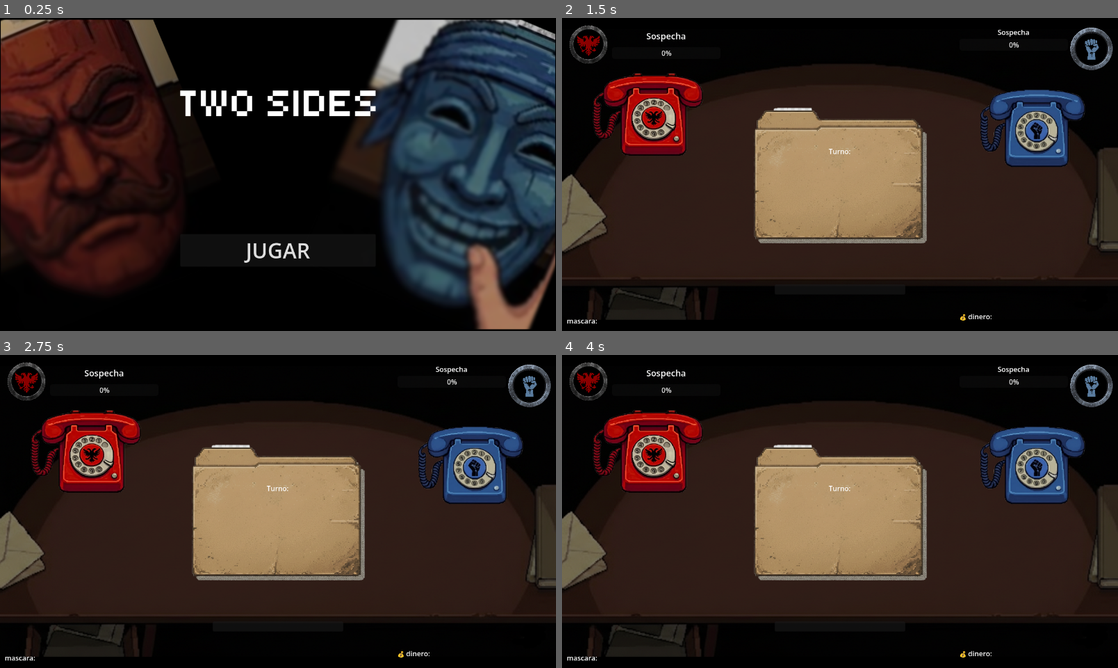
Above: before the commit, frames 1-4 (two rows, left to right).
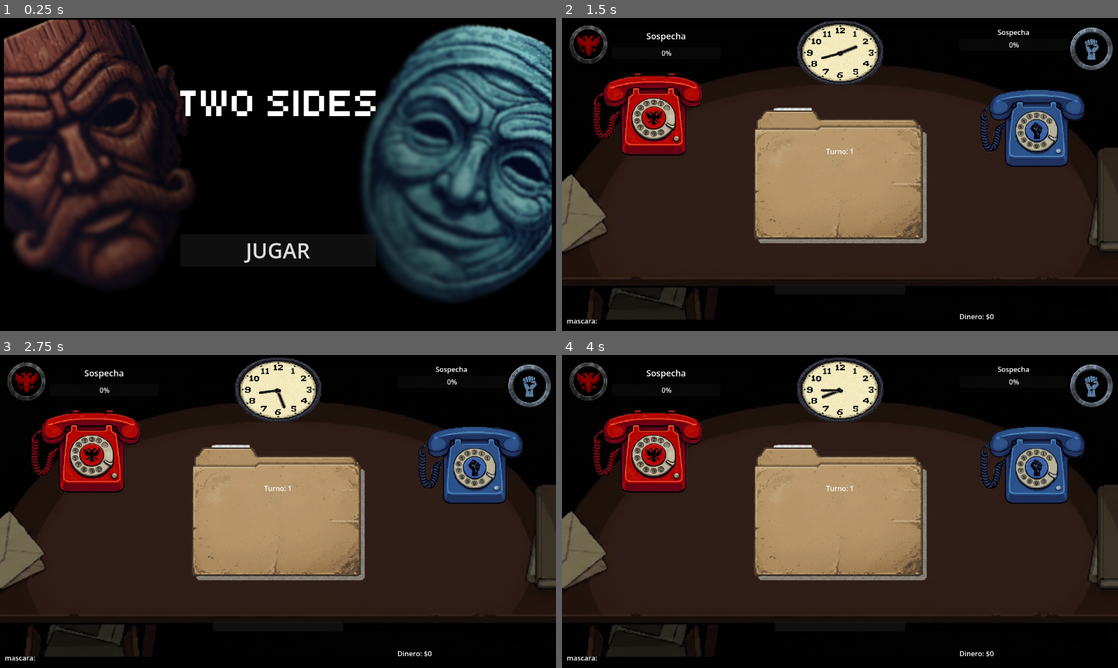
Above: after the commit, the same moments.

Repository: ktorres63/OnlyDevs-Game
Game: Godot game, scene res://scenes/menu_inicio/menu_inicio.tscn
The game is run twice, just before and just after one commit, with the same random seed, the same clock (stepped at 60 frames per second) and the same inputs.
Inputs (mouse positions are in pixels of both pictures, inside the frame that each line leads up to):
- Up to frame 1 (0.25 s): no input
- Up to frame 2 (1.5 s): click "JUGAR" at 0.5 s; click (645, 115) at 1.27 s
- Up to frame 3 (2.75 s): click (472, 473) at 2.02 s
- Up to frame 4 (4 s): click (645, 452) at 2.77 s; click (1034, 473) at 3.52 s

The runs differ from the first frame. In frame 1, 33% of the frame differs, in the area x 0-100%, y 0-100%; in frame 2, 2.4%; in frame 3, 2.5%; in frame 4, 2.5%.
Error before the commit: Parse Error: Variable "suspicion_bar_red" has the same name as a previously declared variable. (res://scripts/ui/Main.gd:11)

Commit message:
chambeando ando

Diff:
--- a/scenes/main/Main.tscn
+++ b/scenes/main/Main.tscn
@@ -151,7 +151,8 @@
 theme_override_constants/separation = 295
 
 [node name="Clock" parent="HBoxContainer/VBoxContainer2" unique_id=262250937 instance=ExtResource("4_dc040")]
-custom_minimum_size = Vector2(120, 0)
+clip_contents = false
+custom_minimum_size = Vector2(215, 0)
 layout_mode = 2
 size_flags_horizontal = 4
 
--- a/scenes/main/clock.tscn
+++ b/scenes/main/clock.tscn
@@ -4,10 +4,9 @@
 [ext_resource type="Script" uid="uid://ce4w3jkbv46k3" path="res://scripts/animation/Clock.gd" id="1_j0qyj"]
 [ext_resource type="Texture2D" uid="uid://dvh1kwkee006r" path="res://assets/graphics/clock/AgujaMinutos.png" id="2_j0qyj"]
 [ext_resource type="Texture2D" uid="uid://bvo3q6iy3puvx" path="res://assets/graphics/clock/AgujaHoras.png" id="3_6n5h3"]
-[ext_resource type="AudioStream" uid="uid://c0v7q2k4h8j5k" path="res://assets/audio/clock_tick.wav" id="4_tick"]
+[ext_resource type="AudioStream" uid="uid://vtgvnkc2j46t" path="res://assets/audio/clock_tick.mp3" id="5_6n5h3"]
 
 [node name="Clock" type="Control" unique_id=262250937]
-clip_contents = true
 layout_mode = 3
 anchor_right = 0.16796875
 anchor_bottom = 0.22222224
@@ -16,6 +15,10 @@
 grow_vertical = 2
 script = ExtResource("1_j0qyj")
 metadata/_edit_use_anchors_ = true
+
+[node name="tickTick" type="AudioStreamPlayer" parent="." unique_id=1405365477]
+stream = ExtResource("5_6n5h3")
+autoplay = true
 
 [node name="base" type="Sprite2D" parent="." unique_id=2066971571]
 position = Vector2(108.47002, 82.22)
--- a/scenes/menu_inicio/menu_inicio.tscn
+++ b/scenes/menu_inicio/menu_inicio.tscn
@@ -33,7 +33,6 @@
 [node name="HBoxContainer" type="HBoxContainer" parent="CenterContainer" unique_id=23923317]
 custom_minimum_size = Vector2(1280, 0)
 layout_mode = 2
-theme_override_constants/separation = 55
 alignment = 1
 
 [node name="imgIzquierda" type="TextureRect" parent="CenterContainer/HBoxContainer" unique_id=1377320764]
--- a/scripts/animation/Clock.gd
+++ b/scripts/animation/Clock.gd
@@ -1,7 +1,9 @@
 extends Control
+class_name clock
 
 @onready var minute_hand = $Hand_Long2
 @onready var hour_hand = $Hand_Short2
+#@onready var sfx_tick = $tickTick
 
 @export var seconds_per_hour := 5.0
 var time : float= 0.0
@@ -12,7 +14,7 @@
 	time+= delta/ seconds_per_hour
 	tick_accum += delta
 	if tick_accum >= 0.25:
-		sfx_tick.play()
+		#sfx_tick.play()
 		tick_accum = 0.0
 
 	var minutes = fmod(time * 60.0, 60.0)
--- a/scripts/core/GameManager.gd
+++ b/scripts/core/GameManager.gd
@@ -74,6 +74,7 @@
 	})
 
 func elegir_opcion(opcion):
+	print("no me borres, ayuda")
 	if opcion == "Imperio":
 		GameState.dinero += 200
 		GameState.sospecha_Imperio += 15
--- a/scripts/ui/Main.gd
+++ b/scripts/ui/Main.gd
@@ -1,13 +1,11 @@
 extends Control
 
-@onready var money_label = $RightPanel/MoneyLabel
-@onready var turn_label = $CenterPanel/TurnLabel
+@onready var money_label = $HBoxContainer/VBoxContainer3/MoneyLabel
+@onready var turn_label = $HBoxContainer/VBoxContainer2/TurnLabel
 @onready var event_text = $CenterPanel/EventPanel/EventText
-@onready var phone_red = $LeftPanel/PhoneRed
-@onready var phone_blue = $RightPanel/PhoneBlue
+@onready var phone_red = $HBoxContainer/VBoxContainer/VBoxContainer/PhoneRed
+@onready var phone_blue = $HBoxContainer/VBoxContainer3/VBoxContainer/PhoneBlue
 @onready var game_manager = $GameManager
-@onready var suspicion_bar_red = $LeftPanel/HBoxContainer/VBoxContainer/SuspicionBarRed
-@onready var suspicion_bar_blue = $RightPanel/HBoxContainer/VBoxContainer/SuspicionBarBlue
 @onready var suspicion_bar_red = $HBoxContainer/VBoxContainer/VBoxContainer/HBoxContainer/VBoxContainer/SuspicionBarRed
 @onready var suspicion_bar_blue = $HBoxContainer/VBoxContainer3/VBoxContainer/HBoxContainer/HBoxContainer/SuspicionBarBlue
 @onready var sfx_ring = $SfxRing
Binary file changed: assets/sprites/ui/mask_blue.png
Binary file changed: assets/sprites/ui/red_team.png
